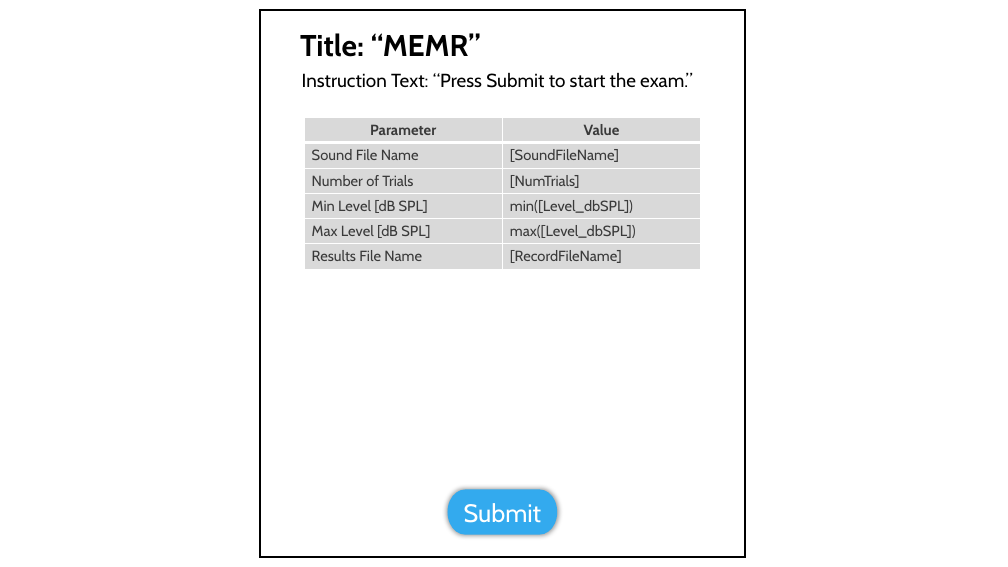
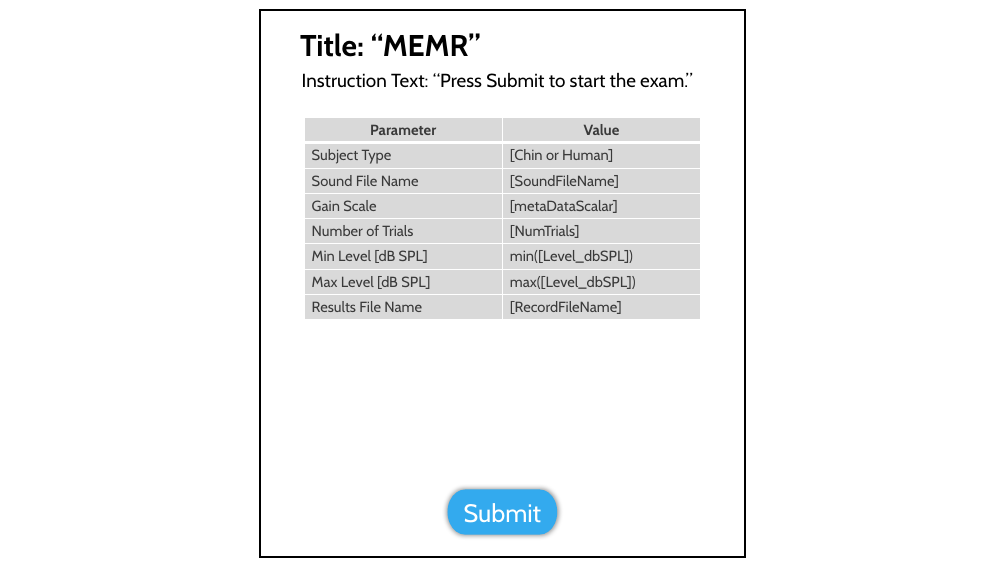
Before and after one commit to OpenHearing/TabSINT, a slide deck: slide 1 of Specifications/middle-ear-muscle-reflex/GUI-Screens.pptx. Drawn at 1008x567 pixels with LibreOffice and Linux fonts; fonts in the diff are those of the drawing; grey boxes stand for pictures. Boxes give left, top, right and bottom in pixels: in the first picture for what was removed or moved away, otherwise in the second. Text is boxed around its words. In the diff, an @@ line names an element or a change of style, - is before the commit and + after.

```diff
--- a/Specifications/middle-ear-muscle-reflex/GUI-Screens.pptx
+++ b/Specifications/middle-ear-muscle-reflex/GUI-Screens.pptx
@@ table at (x1=304, y1=118, x2=700, y2=320) @@
+row 2: Subject Type | [Chin or Human]
+row 4: Gain Scale | [metaDataScalar]
```
Also in this commit, not shown: 2 other slides changed.
